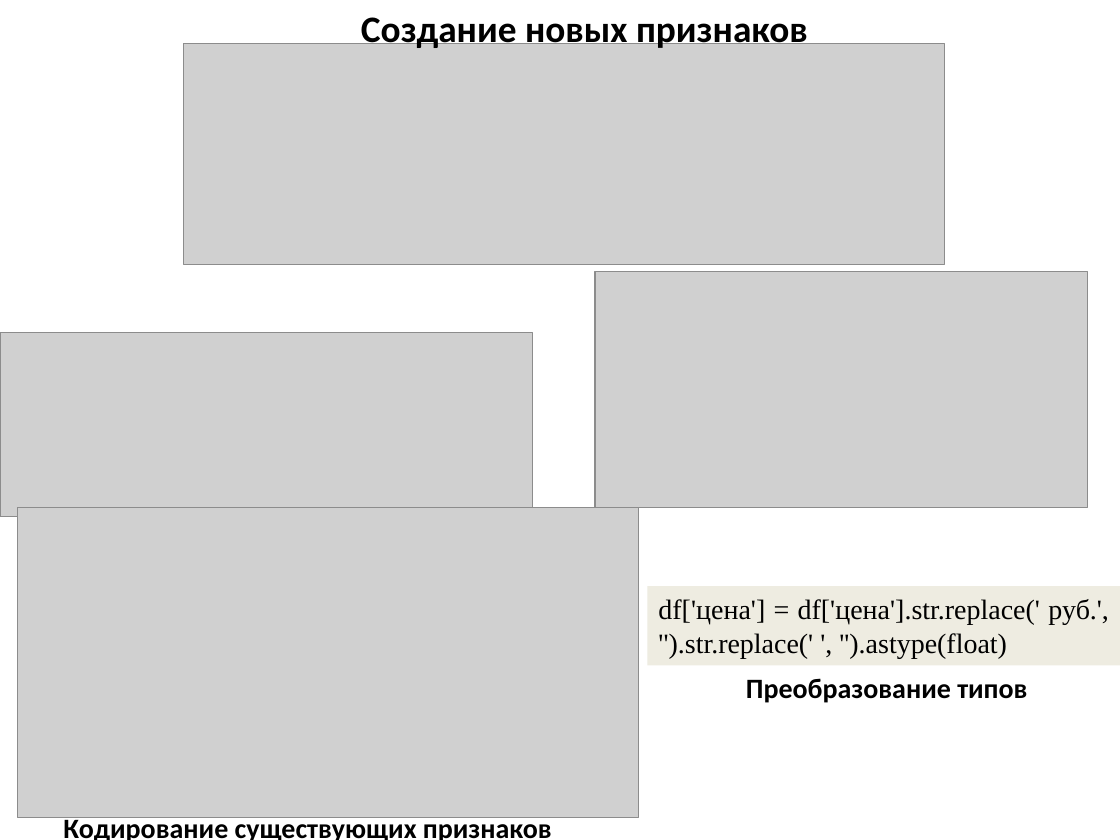
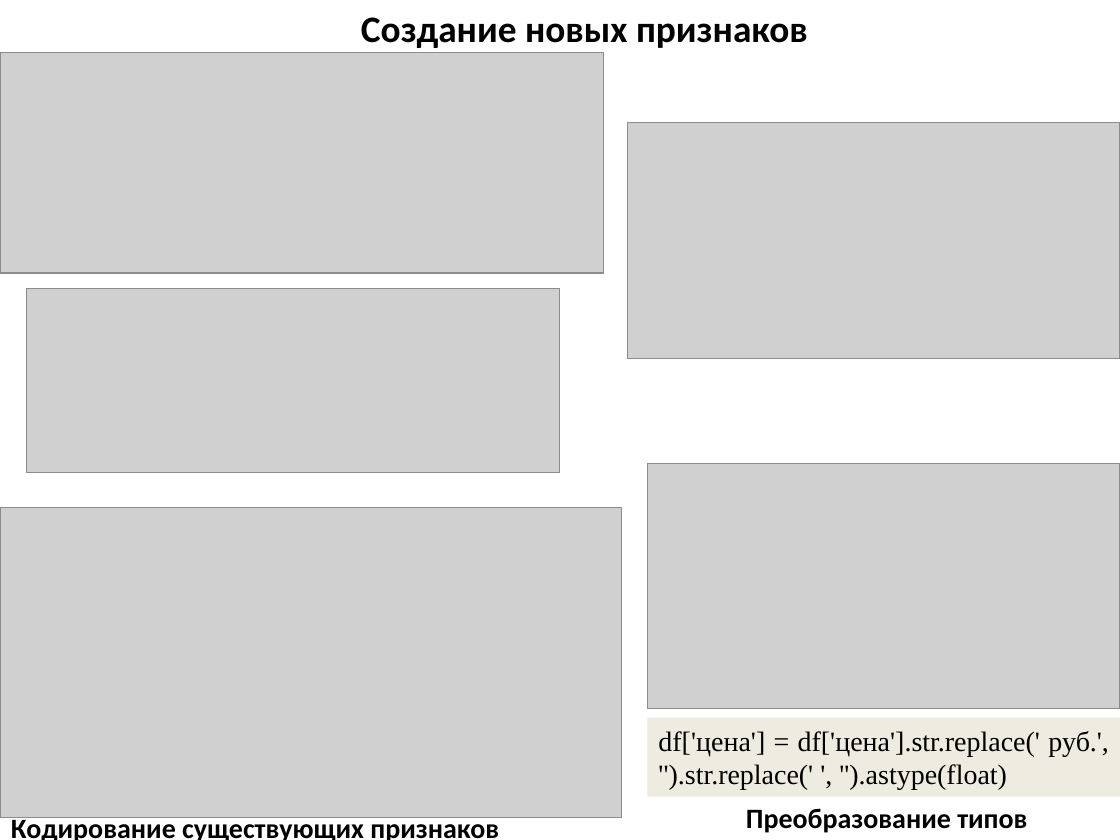
Before and after one commit to mbdatateach/site, a slide deck: slide 7 of аналитика/лекции/2 предварительная обработка данных.pptx. Drawn at 1120x840 pixels with LibreOffice and Linux fonts; fonts in the diff are those of the drawing; grey boxes stand for pictures. Boxes give left, top, right and bottom in pixels: in the first picture for what was removed or moved away, otherwise in the second. Text is boxed around its words. In the diff, an @@ line names an element or a change of style, - is before the commit and + after.

```diff
--- a/аналитика/лекции/2 предварительная обработка данных.pptx
+++ b/аналитика/лекции/2 предварительная обработка данных.pptx
@@ picture: place and size @@
-picture at (184,44,944,264)
+picture at (0,53,604,273)
@@ picture: place and size @@
-picture at (595,271,1088,507)
+picture at (627,122,1120,358)
@@ picture: place and size @@
-picture at (0,333,533,516)
+picture at (26,289,559,473)
@@ picture added at (647,464,1120,709) @@
@@ picture: place and size @@
-picture at (18,507,640,818)
+picture at (0,507,622,818)
@@ rectangle "df['цена'] = df['цена'].str.replace(' руб.', '').str.replace ...": place and size @@
-rectangle "df['цена'] = df['цена'].str.replace(' руб.', '').str.replace ..." at (647,586,1120,665)
+rectangle "df['цена'] = df['цена'].str.replace(' руб.', '').str.replace ..." at (647,718,1120,797)
@@ text "Кодирование существующих признаков": place and size @@
-text "Кодирование существующих признаков" at (63,815,552,840)
+text "Кодирование существующих признаков" at (11,815,499,840)
@@ text "Преобразование типов": place and size @@
-text "Преобразование типов" at (746,678,1027,703)
+text "Преобразование типов" at (746,808,1027,833)
```
Also in this commit, not shown: 17 other files.
